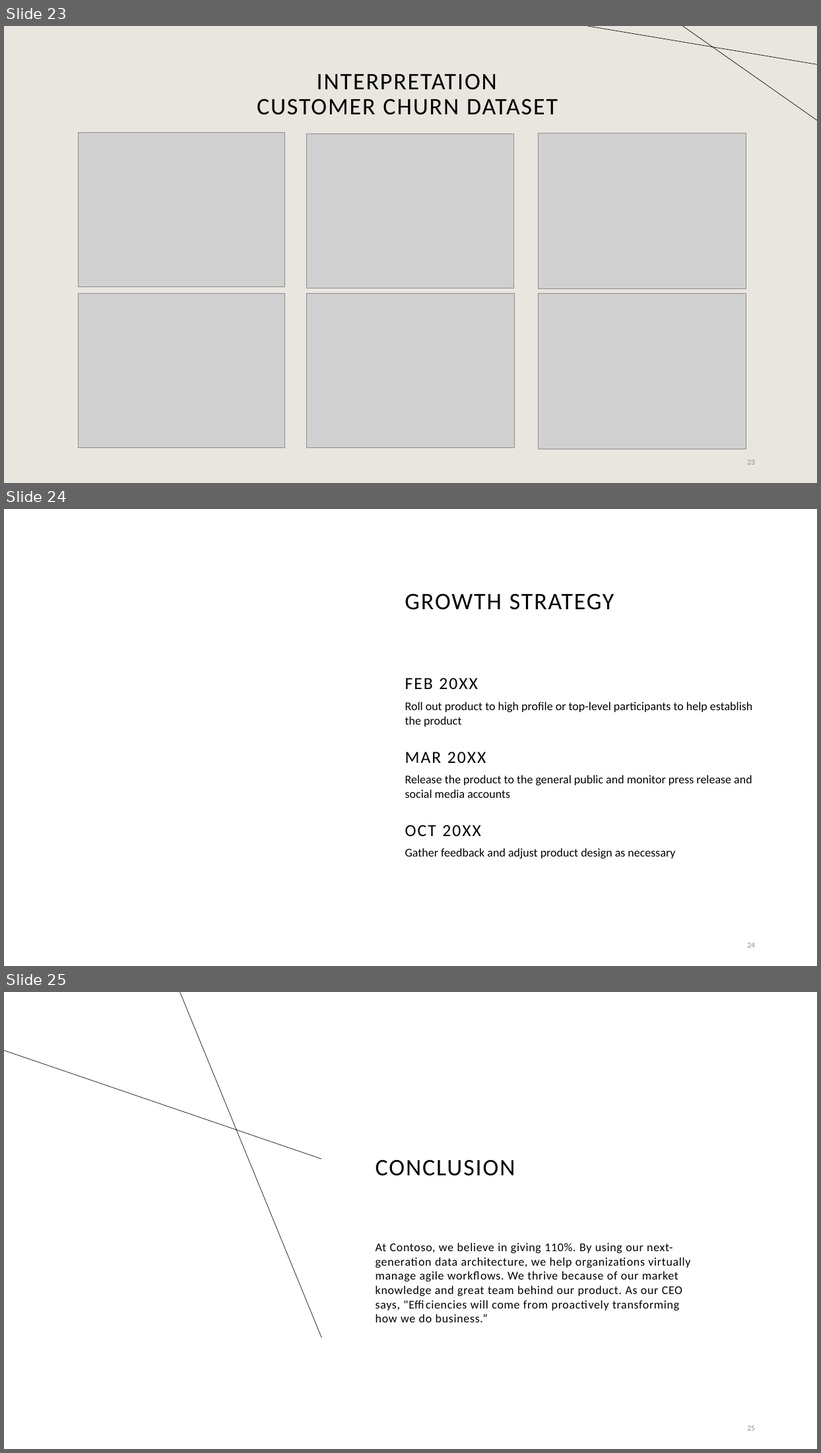
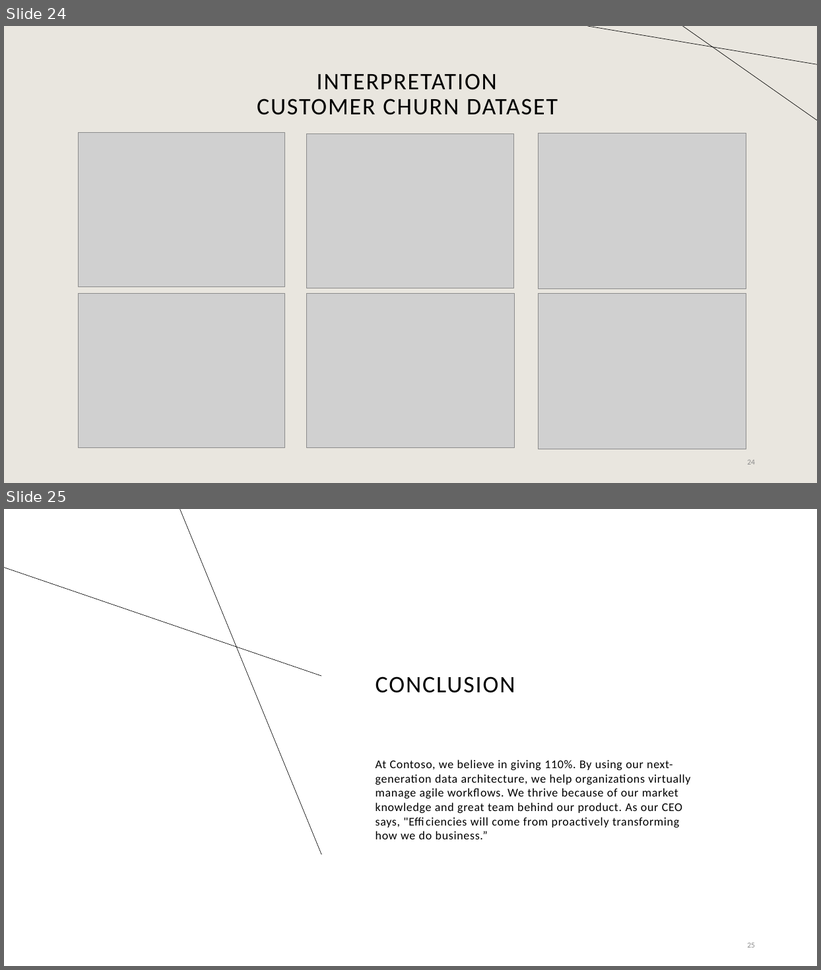
Before and after one commit to suleymanerim1/MEB_FrankWolfe_Optimization, a slide deck: Minimum Enclosing Ball for FW.pptx. Shown one above the other, each under a label of ours: slides 23, 24 and 25 before the commit, slides 24 and 25 after it. The pictures are 821x1453 and 821x970 pixels, drawn with LibreOffice and Linux fonts; fonts in the diff are those of the drawing; grey boxes stand for pictures; background and template pictures are left out. Boxes give left, top, right and bottom in pixels: in the first picture for what was removed or moved away, otherwise in the second. Text is boxed around its words. In the diff, an @@ line names an element or a change of style, - is before the commit and + after.

```diff
--- a/Minimum Enclosing Ball for FW.pptx
+++ b/Minimum Enclosing Ball for FW.pptx
@@ slide 24 removed at box(4, 509, 817, 966), background #FFFFFF @@
@@ title removed at box(405, 593, 614, 610) @@
-GROWTH STRATEGY
@@ text removed at box(405, 678, 477, 689) @@
-FEB 20XX
@@ text removed at box(405, 702, 752, 727) @@
-Roll out product to high profile or top-level participants to help establish the product
@@ text removed at box(405, 752, 486, 763) @@
-MAR 20XX
@@ text removed at box(405, 775, 752, 798) @@
-Release the product to the general public and monitor press release and social media accounts
@@ text removed at box(405, 825, 481, 836) @@
-OCT 20XX
@@ text removed at box(405, 848, 675, 859) @@
-Gather feedback and adjust product design as necessary
@@ page number removed at box(747, 943, 755, 948) @@
-24
@@ what was slide 23 is now slide 24 @@
@@ page number at box(747, 460, 755, 465): text changed @@
-23
+24
```
Also in this commit, not shown: 4 slides changed, 2 slides added, 1 other slide removed.
